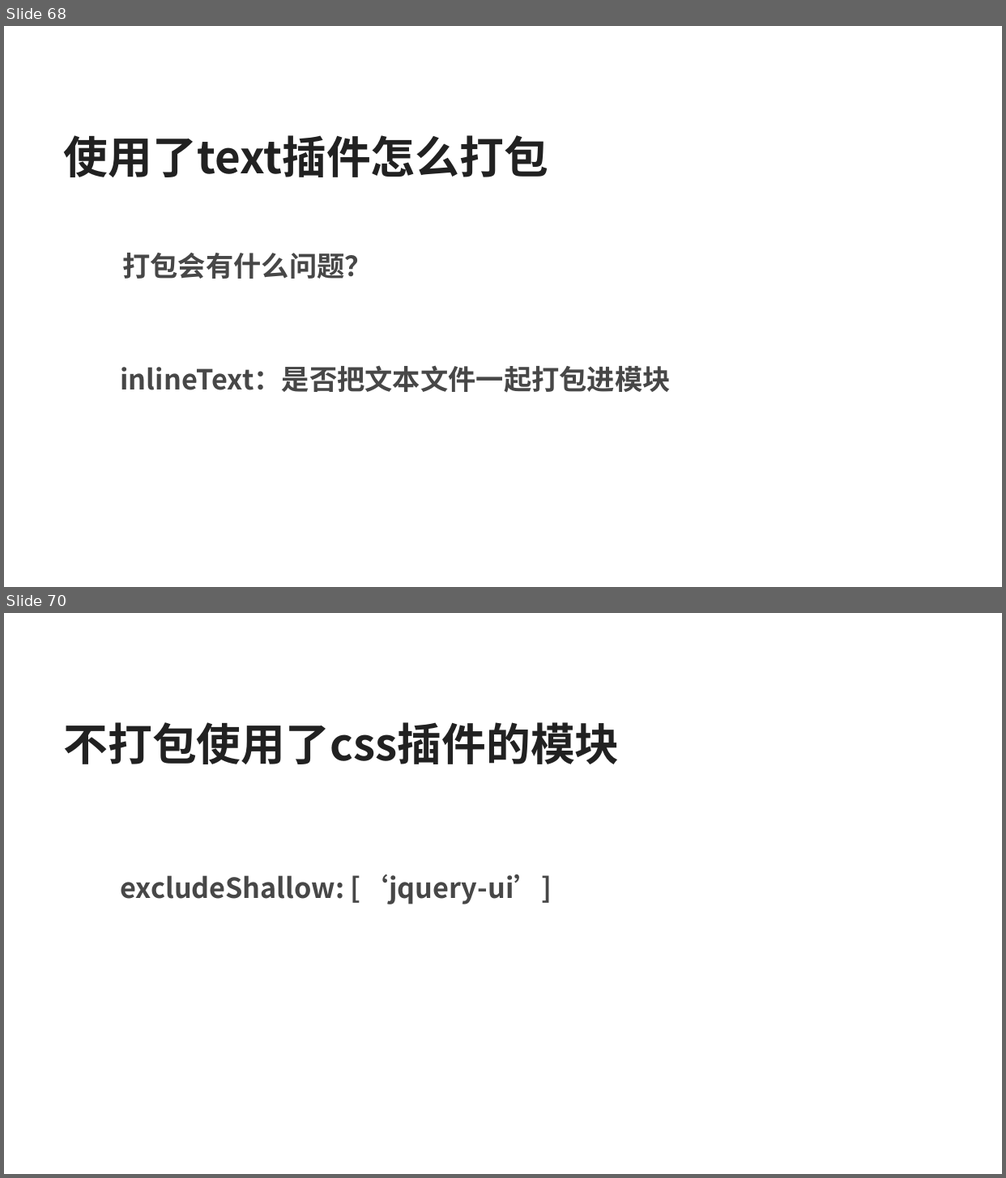
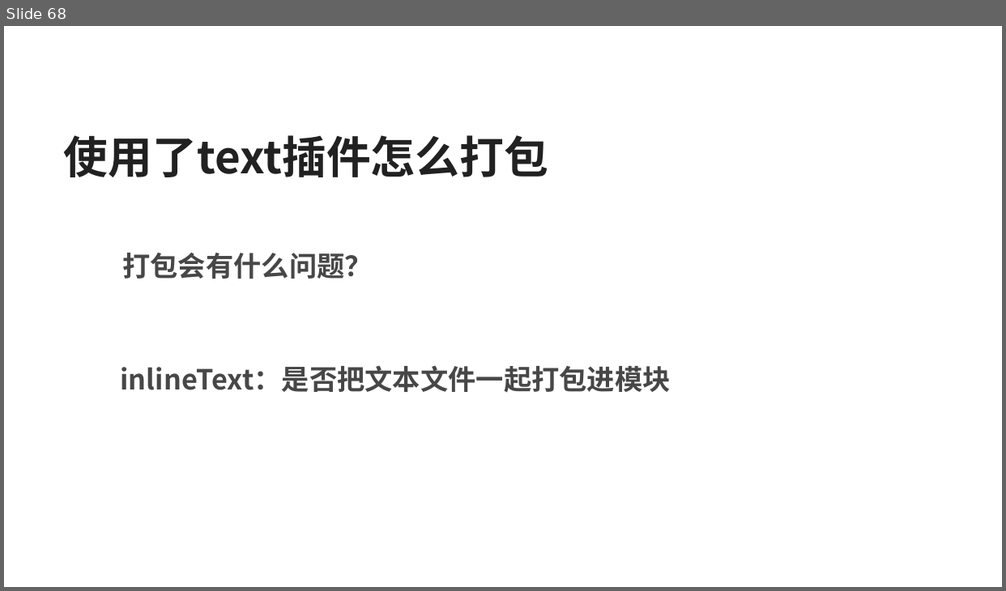
Before and after one commit to silvajs/lecturer, a slide deck: requirejs/doc/requirejs.pptx. Shown one above the other, each under a label of ours: slides 68 and 70 before the commit, slide 68 after it; the slides between them are not shown. The pictures are 1006x1178 and 1006x591 pixels, drawn with LibreOffice and Linux fonts; fonts in the diff are those of the drawing. Boxes give left, top, right and bottom in pixels: in the first picture for what was removed or moved away, otherwise in the second. Text is boxed around its words. In the diff, an @@ line names an element or a change of style, - is before the commit and + after.

Commit message:
打包requirejs插件

```diff
--- a/requirejs/doc/requirejs.pptx
+++ b/requirejs/doc/requirejs.pptx
@@ slide 70 removed at (4,613,1002,1174), background #FFFFFF @@
@@ text removed at (64,722,620,764) @@
-不打包使用了css插件的模块
@@ text removed at (121,875,552,905) @@
-  excludeShallow: [‘jquery-ui’]
```
Also in this commit, not shown: 2 slides changed, 24 other files.
